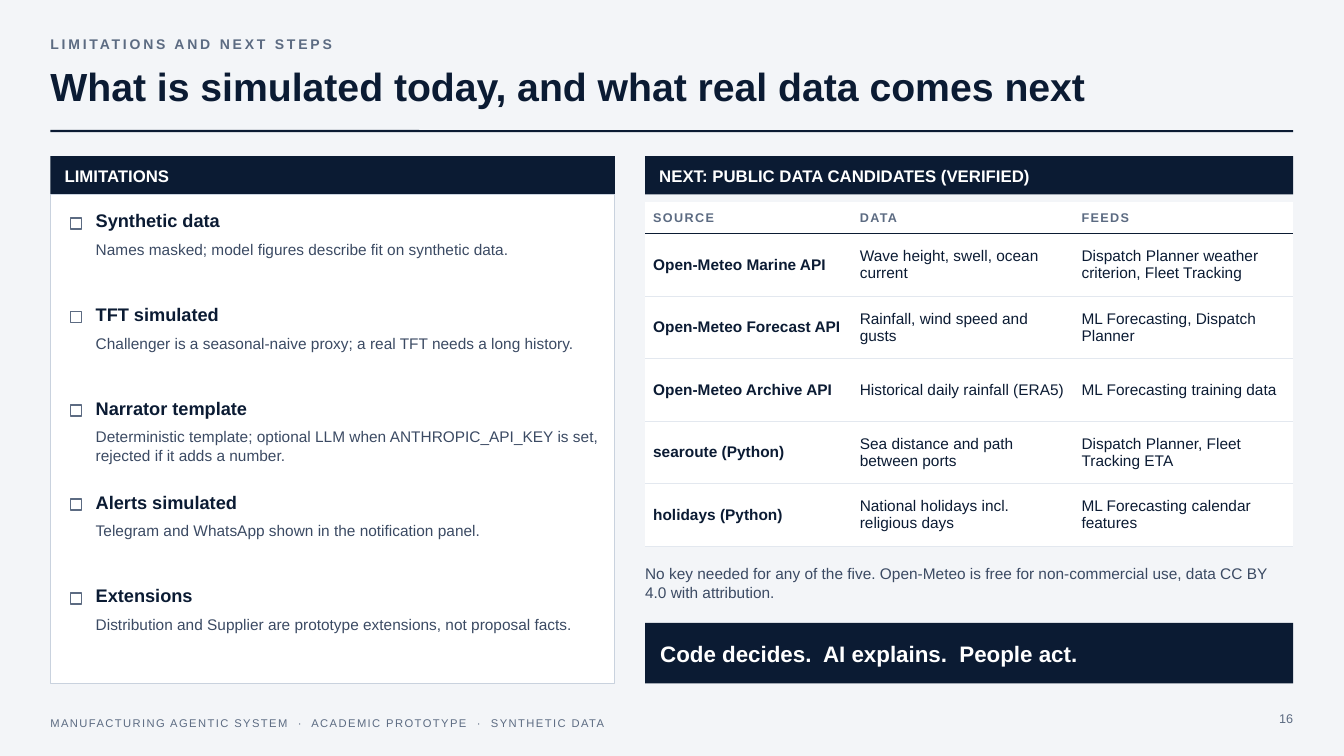
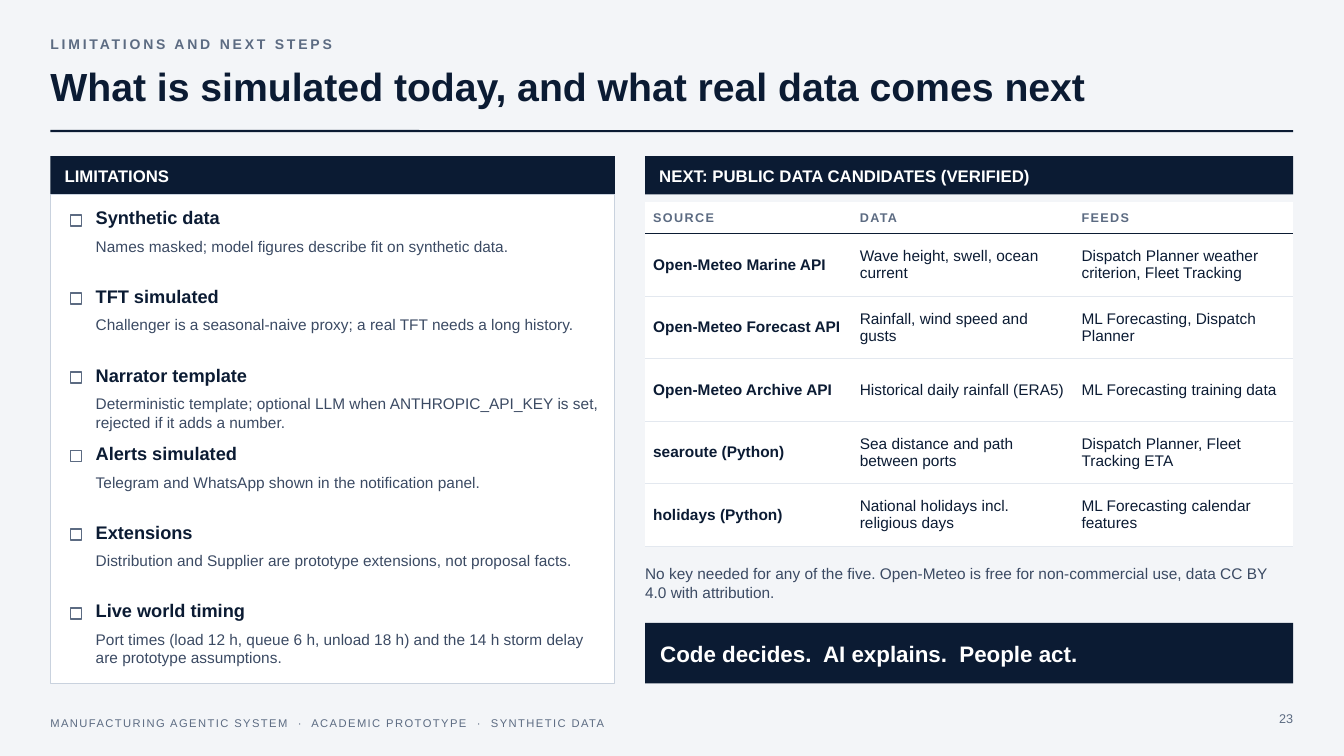
Before and after one commit to hamzaharmanhusni-ugm/manufacturing-agentic-system, a slide deck: slide 23 of docs/presentation/Manufacturing-Agentic-System.pptx (slide 16 before the commit). Drawn at 1344x756 pixels with LibreOffice and Linux fonts; fonts in the diff are those of the drawing. Boxes give left, top, right and bottom in pixels: in the first picture for what was removed or moved away, otherwise in the second. Text is boxed around its words. In the diff, an @@ line names an element or a change of style, - is before the commit and + after.

```diff
--- a/docs/presentation/Manufacturing-Agentic-System.pptx
+++ b/docs/presentation/Manufacturing-Agentic-System.pptx
@@ 2 texts, 1 rectangle: place and size @@
-2 texts, 1 rectangle at [71, 307, 574, 352]
+2 texts, 1 rectangle at [71, 289, 574, 333]
@@ 2 texts, 1 rectangle: place and size @@
-2 texts, 1 rectangle at [71, 401, 598, 464]
+2 texts, 1 rectangle at [71, 368, 598, 431]
@@ text "Alerts simulated": place and size @@
-text "Alerts simulated" at [96, 495, 237, 509]
+text "Alerts simulated" at [96, 446, 237, 460]
@@ rectangle added at [71, 451, 82, 462], fill #FFFFFF, outline #5C6B82 1.25 pt @@
@@ text "Telegram and WhatsApp shown in ...": place and size @@
-text "Telegram and WhatsApp shown in ..." at [96, 525, 480, 539]
+text "Telegram and WhatsApp shown in ..." at [96, 477, 480, 491]
@@ rectangle: place and size @@
-rectangle at [71, 499, 82, 510]
+rectangle at [71, 529, 82, 540]
@@ text "Extensions": place and size @@
-text "Extensions" at [96, 588, 193, 602]
+text "Extensions" at [96, 525, 193, 539]
@@ text "Distribution and Supplier are prototype ...": place and size @@
-text "Distribution and Supplier are prototype ..." at [96, 619, 572, 633]
+text "Distribution and Supplier are prototype ..." at [96, 555, 572, 569]
@@ rectangle: place and size @@
-rectangle at [71, 593, 82, 604]
+rectangle at [71, 608, 82, 619]
@@ text added at [96, 603, 245, 621], 13 pt, text #0B1B33, bold @@
+Live world timing
@@ text added at [96, 634, 584, 666], 11 pt, text #3B4A63 @@
+Port times (load 12 h, queue 6 h, unload 18 h) and the 14 h storm delay are prototype assumptions.
@@ page number at [1279, 714, 1293, 723]: text changed @@
-16
+23
```
Also in this commit, not shown: 1 other slide changed, 7 slides added, 4 other files.
